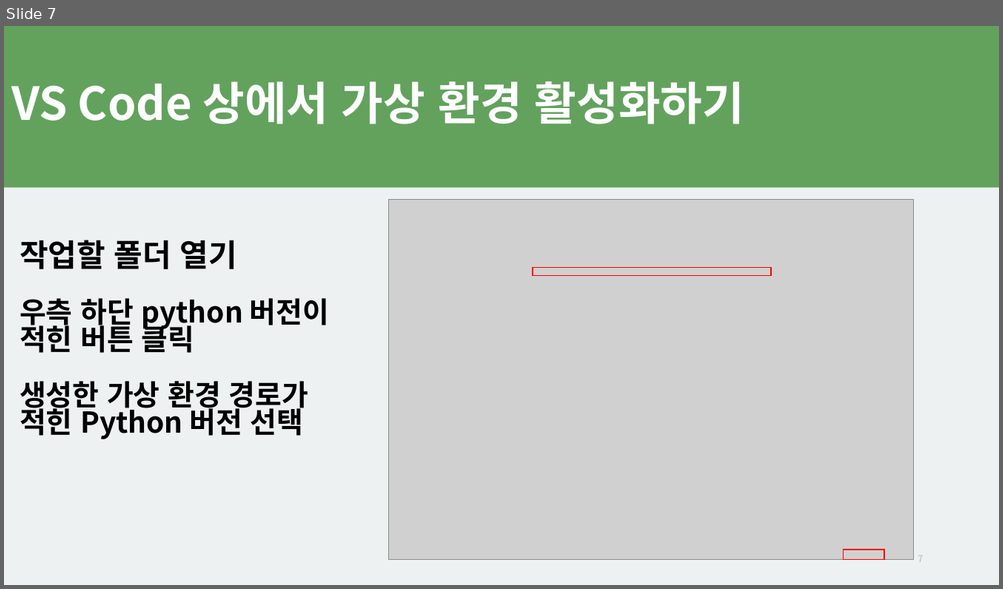
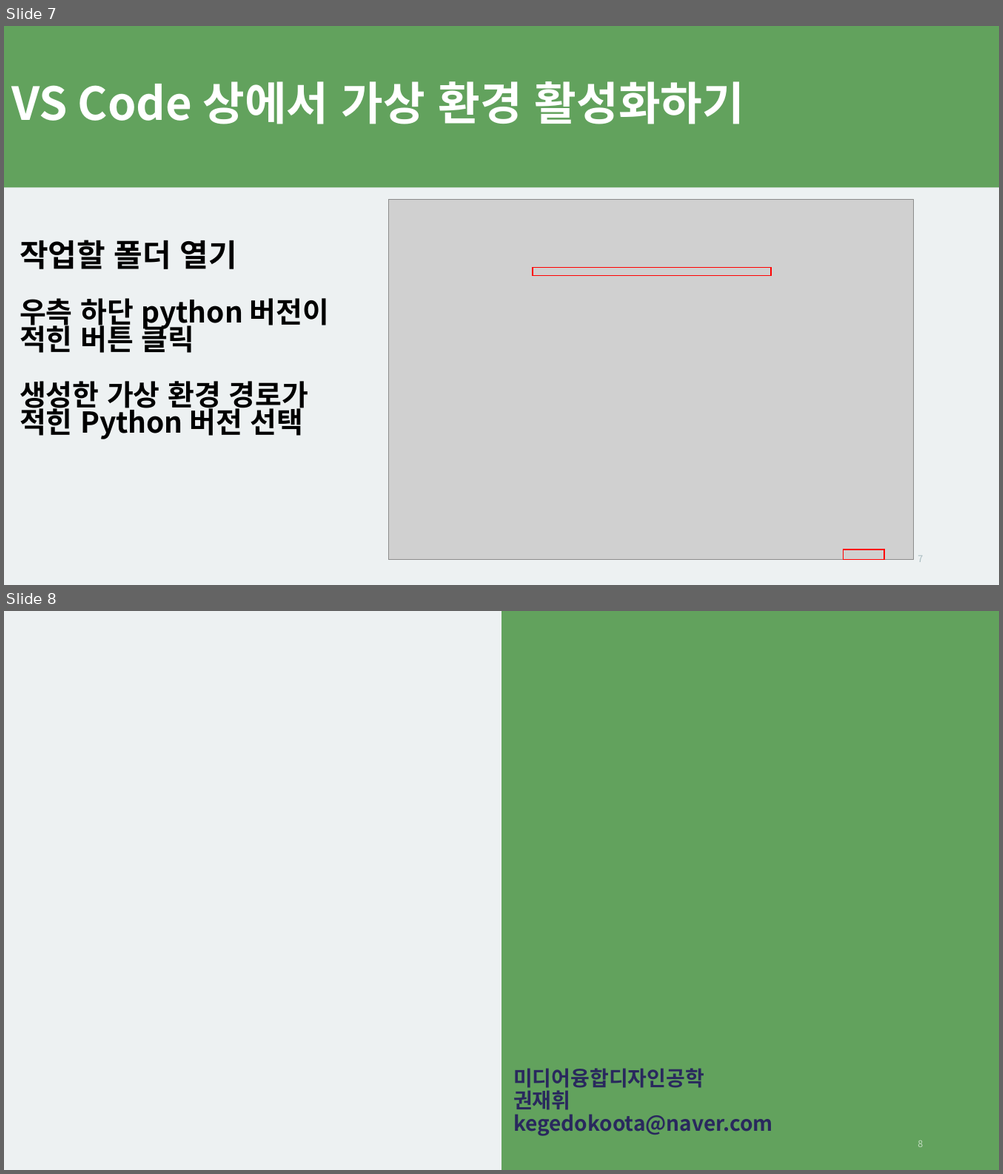
Before and after one commit to JaeHwi-Kwon/GazePrj, a slide deck: Venv를 통한 가상 환경.pptx. Shown one above the other, each under a label of ours: slide 7 before the commit, slides 7 and 8 after it. The pictures are 1003x589 and 1003x1174 pixels, drawn with LibreOffice and Linux fonts; fonts in the diff are those of the drawing; grey boxes stand for pictures. Boxes give left, top, right and bottom in pixels: in the first picture for what was removed or moved away, otherwise in the second. Text is boxed around its words. In the diff, an @@ line names an element or a change of style, - is before the commit and + after.

Commit message:
add e-mail address to ppt
ppt 파일 내에 e-mail 주소 추가하였습니다.

```diff
--- a/Venv를 통한 가상 환경.pptx
+++ b/Venv를 통한 가상 환경.pptx
@@ slide 8 added at (x1=4, y1=611, x2=999, y2=1170), background #62A25D @@
@@ rectangle added at (x1=4, y1=611, x2=502, y2=1170), fill #EDF1F2 @@
@@ title added at (x1=513, y1=1068, x2=773, y2=1136), 20 pt, text #29285D, bold @@
+미디어융합디자인공학
+권재휘
+kegedokoota@naver.com
@@ page number added at (x1=917, y1=1141, x2=922, y2=1147), 9 pt, text #C0DABE @@
+8
```
